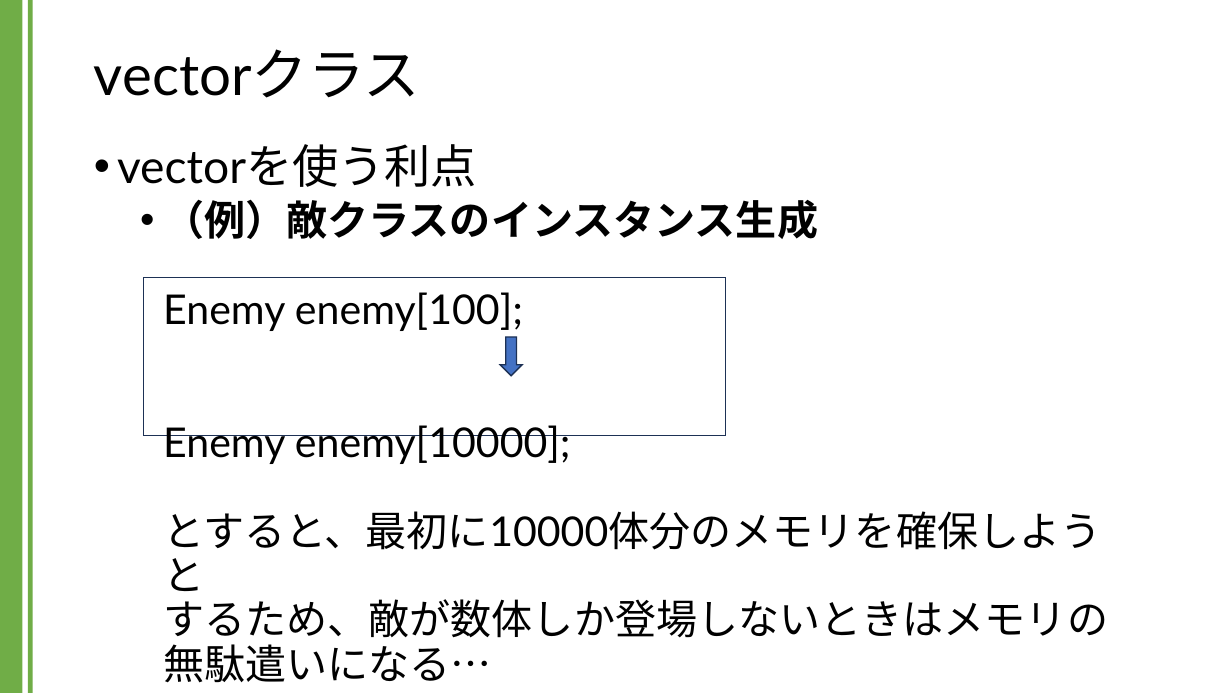
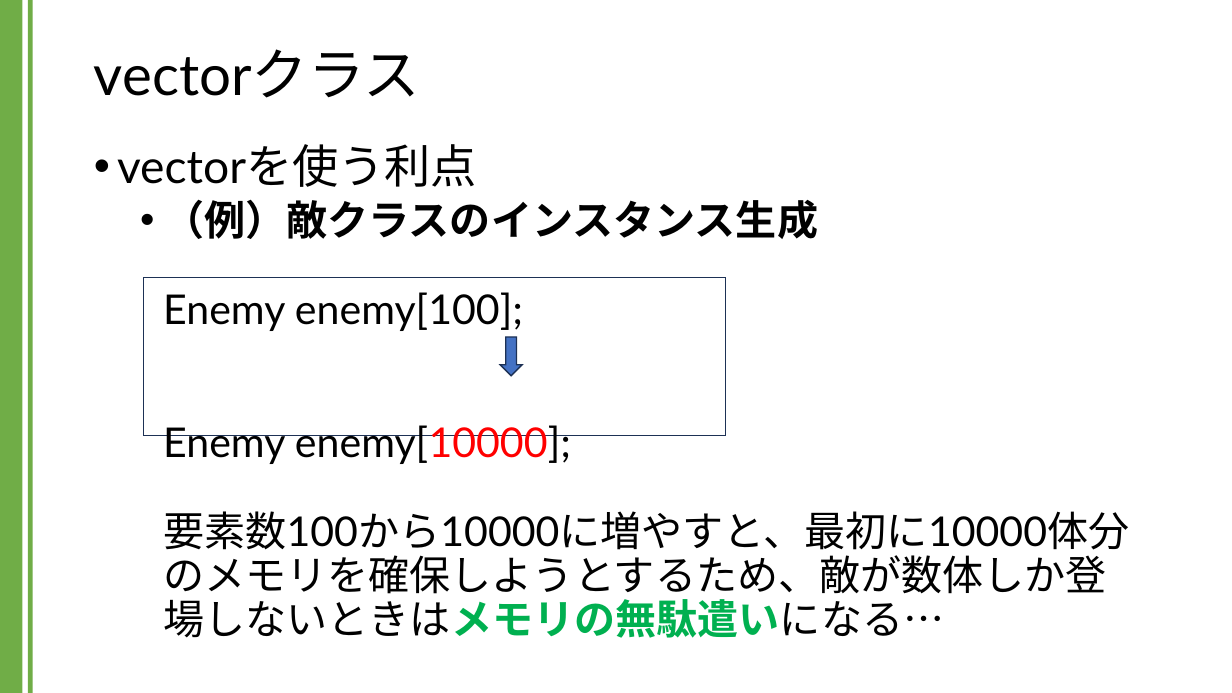
Before and after one commit to kic-murata/cpp2024, a slide deck: slide 4 of 授業資料/講義資料：Vectorクラス.pptx. Drawn at 1232x693 pixels with LibreOffice and Linux fonts; fonts in the diff are those of the drawing. Boxes give left, top, right and bottom in pixels: in the first picture for what was removed or moved away, otherwise in the second. Text is boxed around its words. In the diff, an @@ line names an element or a change of style, - is before the commit and + after.

```diff
--- a/授業資料/講義資料：Vectorクラス.pptx
+++ b/授業資料/講義資料：Vectorクラス.pptx
@@ text at [163, 199, 1129, 638]: text changed @@
-  • （例）敵クラスのインスタンス生成
-    Enemy enemy[100];
-    Enemy enemy[10000];
-    とすると、最初に10000体分のメモリを確保しようと
-    するため、敵が数体しか登場しないときはメモリの
-    無駄遣いになる…
+  • （例）敵クラスのインスタンス生成
+    Enemy enemy[100];
+    Enemy enemy[10000];
+    要素数100から10000に増やすと、最初に10000体分のメモリを確保しようとするため、敵が数体しか登場しないときはメモリの無駄遣いになる…
```
Also in this commit, not shown: 21 other slides changed, 3 slides added, 1 other file.
